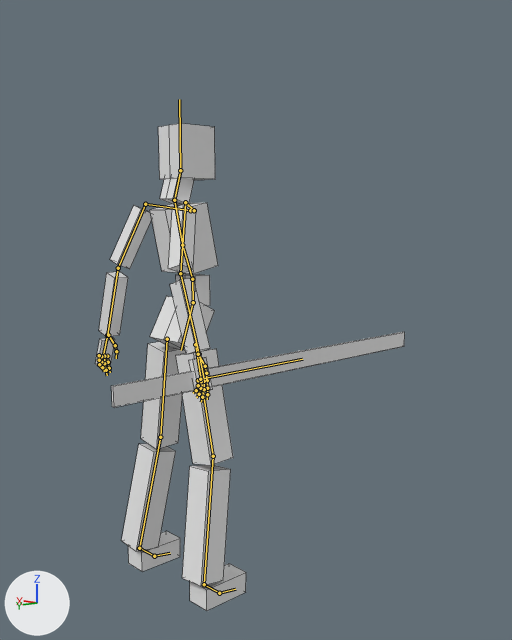
A saved change to the Blender file assets/models/rig-cubes.blend.
Camera for both pictures: a camera (50 mm lens) standing at (-1.93, 1.48, 1.3) and looking at (-0.09, -0.29, 0.94). Every picture has the same lights, and +X, +Y and +Z are marked at lower left. The bones that bend it are drawn over the model as lines. Mesh edges are drawn as thin lines.

Objects in the first picture: 'Char', 'Sword'.
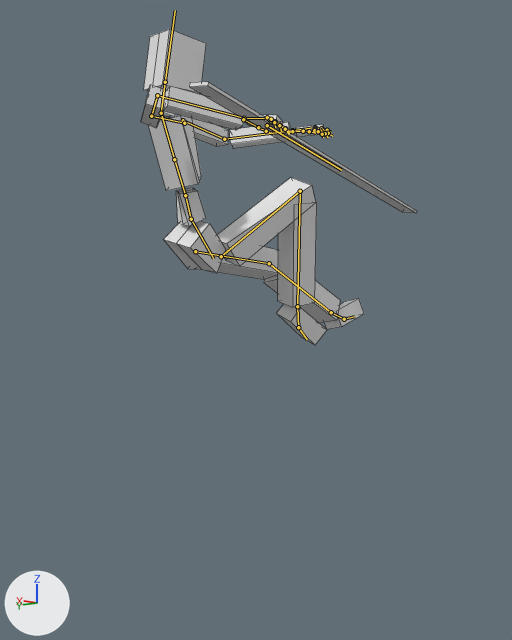
The newer file adds an action. The first version stands in its rest pose; the second is drawn at frame 13 of the action 'SlashLeft.Alt.Stationary'.

What differs and where, as boxes [x1, y1, x2, y2] in the pictures (512 x 640 px):
'Char', posed (47% wider, 35% shorter): before [95, 123, 246, 611]; after [141, 29, 364, 345]
'Sword', posed (22% narrower, 74% taller): before [111, 332, 405, 407]; after [189, 82, 417, 213]
bone 'Root', root to tip: before (193, 302) to (192, 279); after (191, 219) to (185, 195)
bone 'Pelvis', root to tip: before (193, 302) to (181, 350); after (191, 219) to (213, 258)
bone 'UpperLeg.l', root to tip: before (167, 339) to (160, 437); after (195, 251) to (269, 263)
bone 'LowerLeg.l', root to tip: before (160, 437) to (139, 548); after (269, 263) to (331, 312)
bone 'Foot.l', root to tip: before (139, 548) to (154, 556); after (331, 312) to (344, 319)
bone 'UpperLeg.r', root to tip: before (195, 344) to (213, 456); after (221, 256) to (300, 191)
bone 'LowerLeg.r', root to tip: before (213, 456) to (204, 584); after (300, 191) to (297, 306)
bone 'Foot.r', root to tip: before (204, 584) to (219, 593); after (297, 306) to (298, 327)
bone 'Spine', root to tip: before (192, 279) to (182, 245); after (185, 195) to (174, 159)
bone 'UpperSpine', root to tip: before (182, 245) to (174, 200); after (174, 159) to (161, 113)
bone 'Neck', root to tip: before (174, 200) to (180, 170); after (161, 113) to (165, 82)
bone 'Head', root to tip: before (180, 170) to (179, 99); after (165, 82) to (175, 10)
bone 'Collarbone.l', root to tip: before (190, 210) to (145, 204); after (185, 122) to (183, 120)
bone 'CTRL_FK_Forearm.l', root to tip: before (118, 268) to (107, 335); after (224, 139) to (292, 130)
bone 'Collarbone.r', root to tip: before (194, 210) to (185, 202); after (184, 123) to (151, 116)
bone 'Hand.r', root to tip: before (199, 354) to (204, 379); after (244, 118) to (269, 118)
bone 'Weapon', root to tip: before (200, 379) to (302, 359); after (267, 125) to (341, 170)

The edits, one by one:
Bone 'Root' (bone_root) moves from (0.0, 0.0, 0.0) to (0.0, 0.288, 0.0).
Bone 'Root' (bone_root) turns from (0, 0, 0) to (-16, -18, 5) degrees about its own x, y and z.
Bone 'Pelvis' (bone_pelvis) turns from (0, 0, 0) to (-4, -11, 40) degrees about its own x, y and z.
Bone 'UpperLeg.l' (bone_upperleg_l) turns from (0, 0, 0) to (25, -23, -14) degrees about its own x, y and z.
Bone 'LowerLeg.l' (bone_lowerleg_l) turns from (0, 0, 0) to (8, 0, 11) degrees about its own x, y and z.
Bone 'Foot.l' (bone_foot_l) turns from (0, 0, 0) to (-55, 0, 0) degrees about its own x, y and z.
Bone 'UpperLeg.r' (bone_upperleg_r) turns from (0, 0, 0) to (70, 7, 9) degrees about its own x, y and z.
Bone 'LowerLeg.r' (bone_lowerleg_r) turns from (0, 0, 0) to (-1, 5, -110) degrees about its own x, y and z.
Bone 'Foot.r' (bone_foot_r) turns from (0, 0, 0) to (-53, 0, 0) degrees about its own x, y and z.
Bone 'Spine' (bone_spine) turns from (0, 0, 0) to (17, -17, -8) degrees about its own x, y and z.
Bone 'UpperSpine' (bone_upperspine) turns from (0, 0, 0) to (-7, -10, 3) degrees about its own x, y and z.
Bone 'Neck' (bone_neck) turns from (0, 0, 0) to (-6, 38, -23) degrees about its own x, y and z.
Bone 'Head' (bone_head) turns from (0, 0, 0) to (15, 0, 1) degrees about its own x, y and z.
Bone 'Collarbone.l' (bone_collarbone_l) turns from (0, 0, 0) to (0, -13, -40) degrees about its own x, y and z.
Bone 'CTRL_FK_UpperArm.l' (bone_ctrl_fk_upperarm_l) turns from (0, 0, 0) to (52, -10, -15) degrees about its own x, y and z.
Bone 'CTRL_FK_Forearm.l' (bone_ctrl_fk_forearm_l) turns from (0, 0, 0) to (0, 0, -45) degrees about its own x, y and z.
Bone 'Collarbone.r' (bone_collarbone_r) turns from (0, 0, 0) to (9, 0, 15) degrees about its own x, y and z.
Bone 'Hand.r' (bone_hand_r) turns from (0, 0, 0) to (-1, 0, -42) degrees about its own x, y and z.
Bone 'CTRL_FK_UpperArm.r' (bone_ctrl_fk_upperarm_r) turns from (0, 0, 0) to (89, 1, 7) degrees about its own x, y and z.
Bone 'CTRL_FK_Forearm.r' (bone_ctrl_fk_forearm_r) turns from (0, 0, 0) to (0, 0, 81) degrees about its own x, y and z.
Bone 'Weapon' (bone_weapon) turns from (0, 0, 0) to (14, -17, 0) degrees about its own x, y and z.
